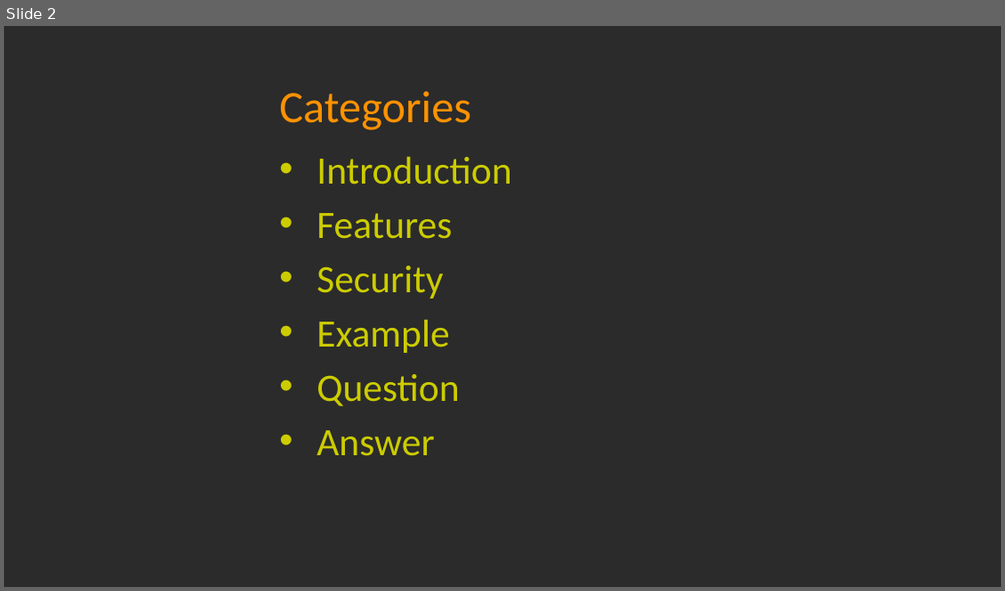
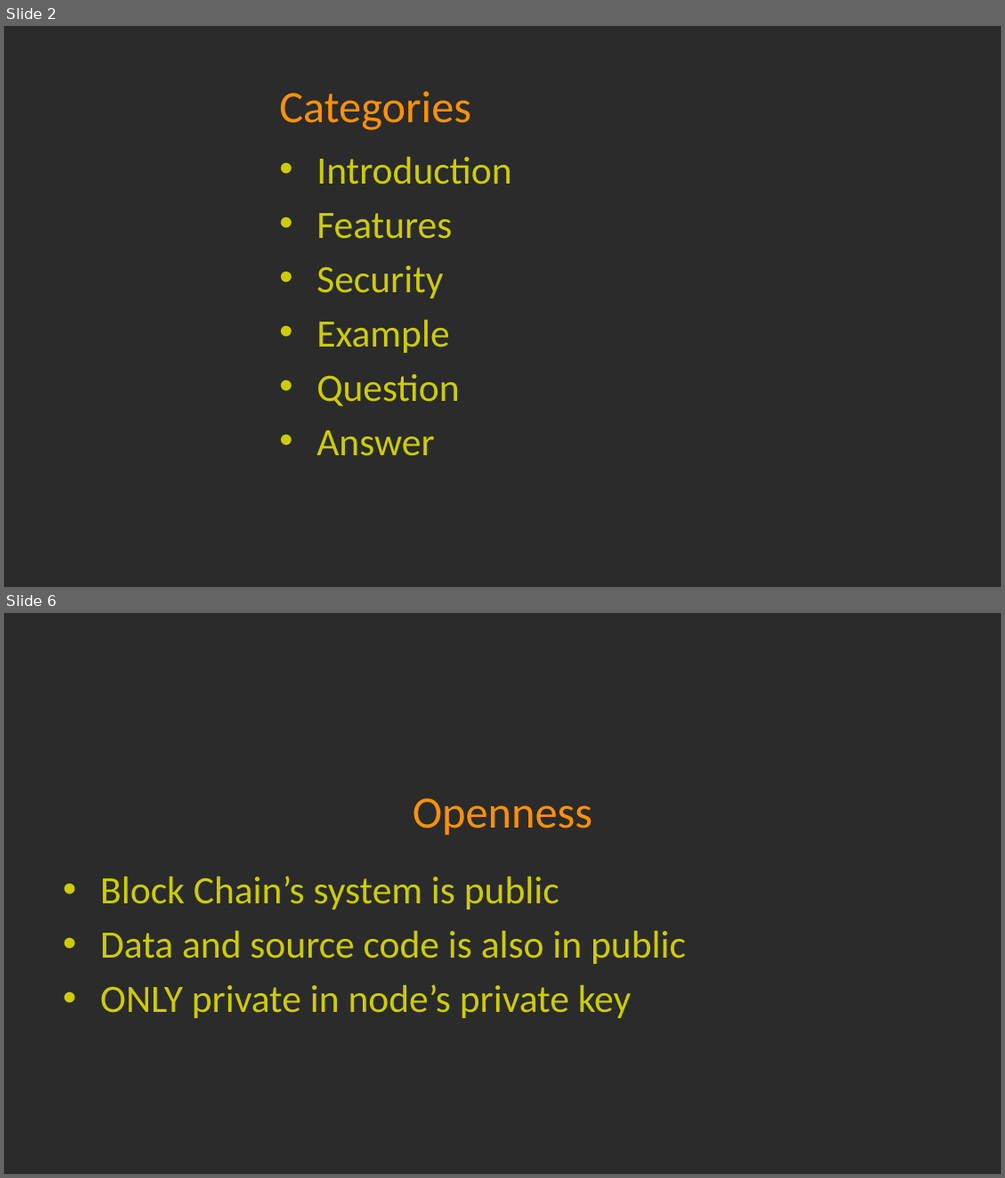
Before and after one commit to LeafLu0315/Presentation, a slide deck: blockchain.pptx. Shown one above the other, each under a label of ours: slide 2 before the commit, slides 2 and 6 after it; the slides between them are not shown. The pictures are 1005x591 and 1005x1178 pixels, drawn with LibreOffice and Linux fonts; fonts in the diff are those of the drawing; background and template pictures are left out; a plain dark background stands for a picture behind light text. Boxes give left, top, right and bottom in pixels: in the first picture for what was removed or moved away, otherwise in the second. Text is boxed around its words. In the diff, an @@ line names an element or a change of style, - is before the commit and + after.

```diff
--- a/blockchain.pptx
+++ b/blockchain.pptx
@@ slide 6 added at [4,613,1001,1174], background picture (left out) @@
@@ title added at [413,798,592,835], 32.4 pt, text #FE9202 @@
+Openness
@@ text added at [100,876,686,1018], 28 pt, text #CCCC00 @@
+• Block Chain’s system is public
+• Data and source code is also in public
+• ONLY private in node’s private key
```
Also in this commit, not shown: 5 slides changed, 6 other slides added, 2 slides removed.
